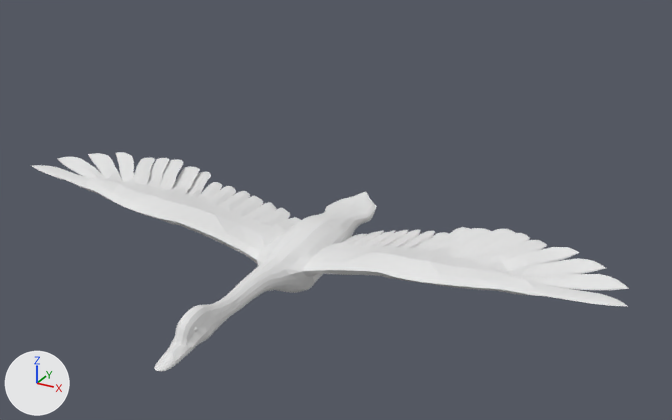
Before and after pictures for a commit that changed the Blender file gooter/Assets/goose.blend.
Before and after are seen from a 50 mm lens placed at (0.795, -1.289, 0.742), pointed at (0.08, 0.009, 0.093). Arrows for +X, +Y and +Z are at lower left; the lights stay in place.

The first picture shows 'GOOSECAN$LWO_mesh_'.
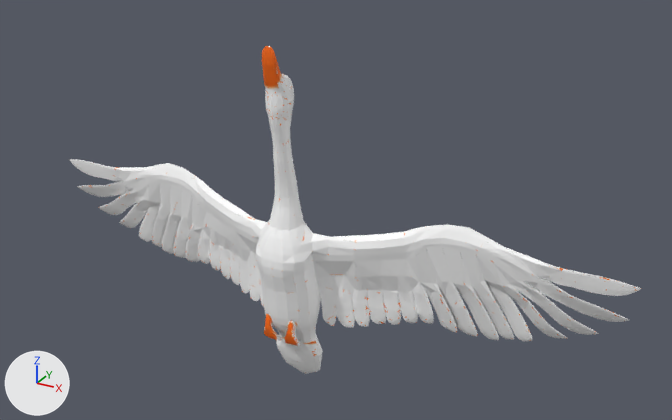
Where the change shows, as pixel boxes [x1, y1, x2, y2] in the pictures (672 x 420 px):
'GOOSECAN$LWO_mesh_', surface changed, mesh turned (white to grey)
    before: [32, 152, 629, 372]
    after: [69, 46, 641, 374]

The change, as a diff of the scene's bpy script:
```diff
--- a/gooter/Assets/goose.blend.py
+++ b/gooter/Assets/goose.blend.py
@@ img_material_001_base_color @@
+img_material_001_base_color = load_image('Material.001 Base Color', 'Textures/goose texture.png', 1024, 1024, 'sRGB')
@@ mat_material_001 @@
 mat_material_001 = principled_material('Material.001')
-mat_material_001.base_color = (0.8, 0.8, 0.8)  # white #e7e7e7
+mat_material_001.texture = img_material_001_base_color
@@ me_goosecan_lwo_mesh @@
 me_goosecan_lwo_mesh.from_pydata(...)  # 23400 vertices, 7800 faces; spans x -0.594..0.594, y -0.394..0.284, z -0.074..0.074
 # used by ob_goosecan_lwo_mesh; location = (0.0, 0.0, 0.0)
+# me_goosecan_lwo_mesh part 1: the whole mesh is turned -84.7 degrees about the x axis through its middle, then moved by (0.0, 0.047, 0.054)
 me_goosecan_lwo_mesh.materials.append(mat_material_001)
```
